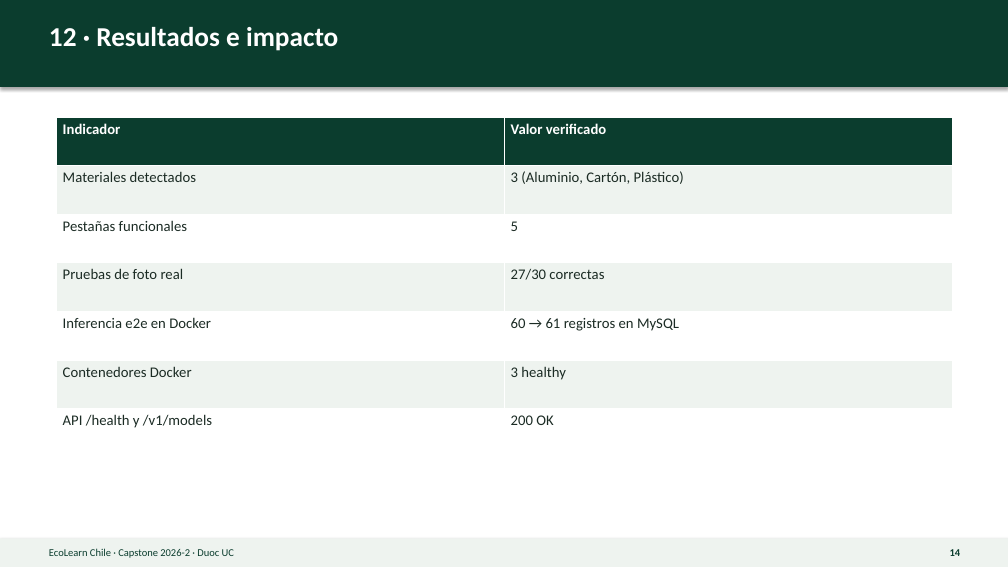
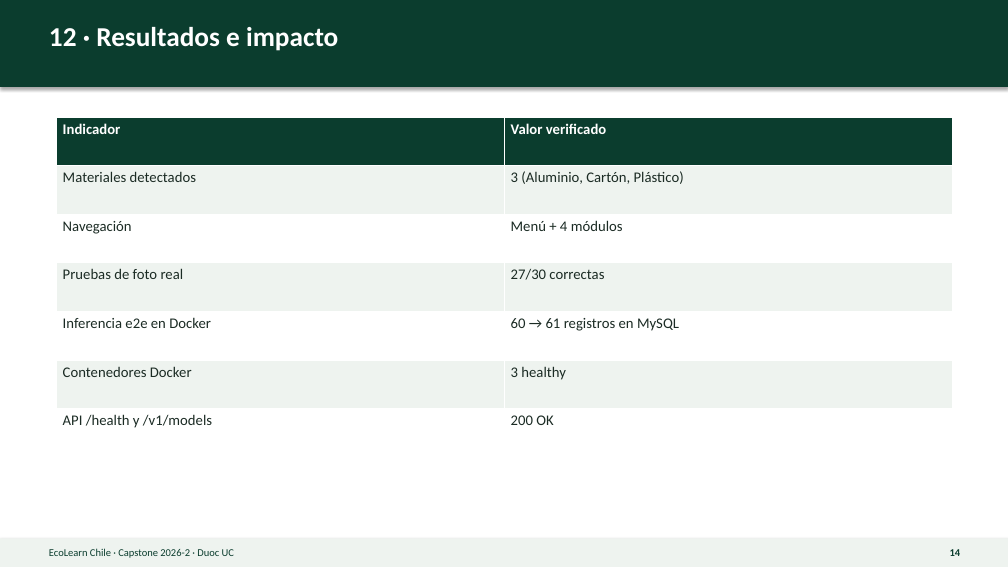
Before and after one commit to WiChanillao/Capstone_007, a slide deck: slide 14 of Fase 3/docs/presentacion/EcoLearn_Presentacion_Final_Fase3.pptx. Drawn at 1008x567 pixels with LibreOffice and Linux fonts; fonts in the diff are those of the drawing. Boxes give left, top, right and bottom in pixels: in the first picture for what was removed or moved away, otherwise in the second. Text is boxed around its words. In the diff, an @@ line names an element or a change of style, - is before the commit and + after.

```diff
--- a/Fase 3/docs/presentacion/EcoLearn_Presentacion_Final_Fase3.pptx
+++ b/Fase 3/docs/presentacion/EcoLearn_Presentacion_Final_Fase3.pptx
@@ table at [57, 117, 952, 457] @@
-row 3, column 1: Pestañas funcionales
+row 3, column 1: Navegación
-row 3, column 2: 5
+row 3, column 2: Menú + 4 módulos
```
Also in this commit, not shown: 6 other slides changed, 18 other files.
